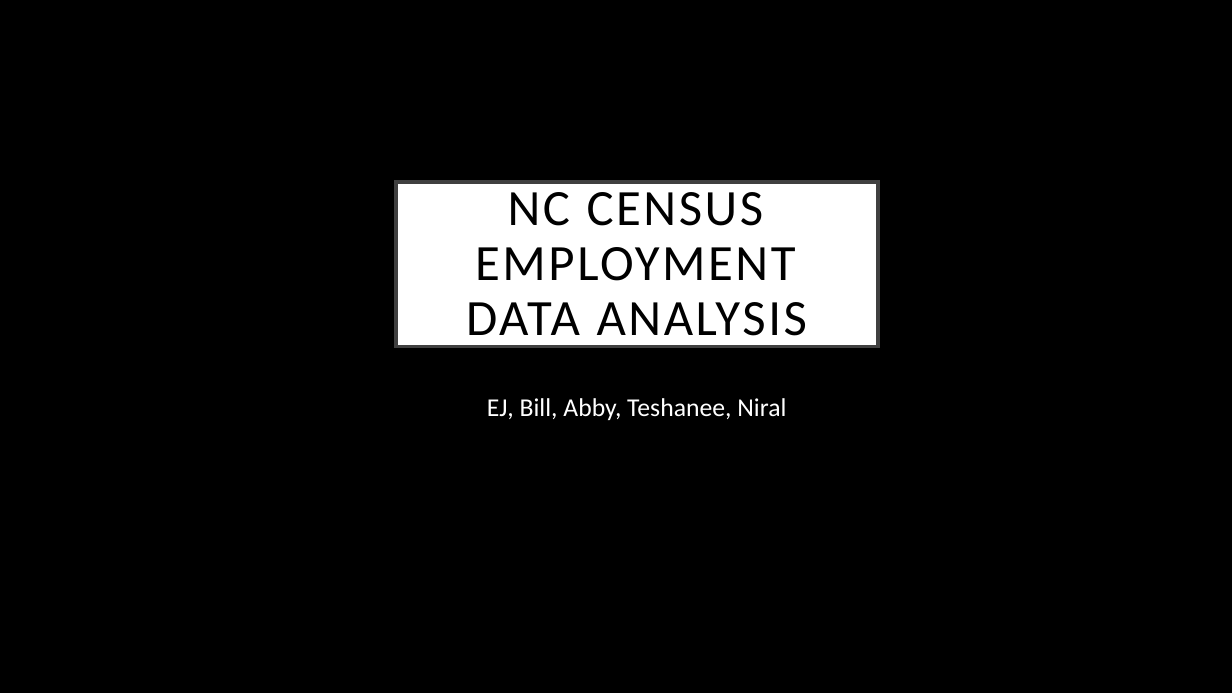
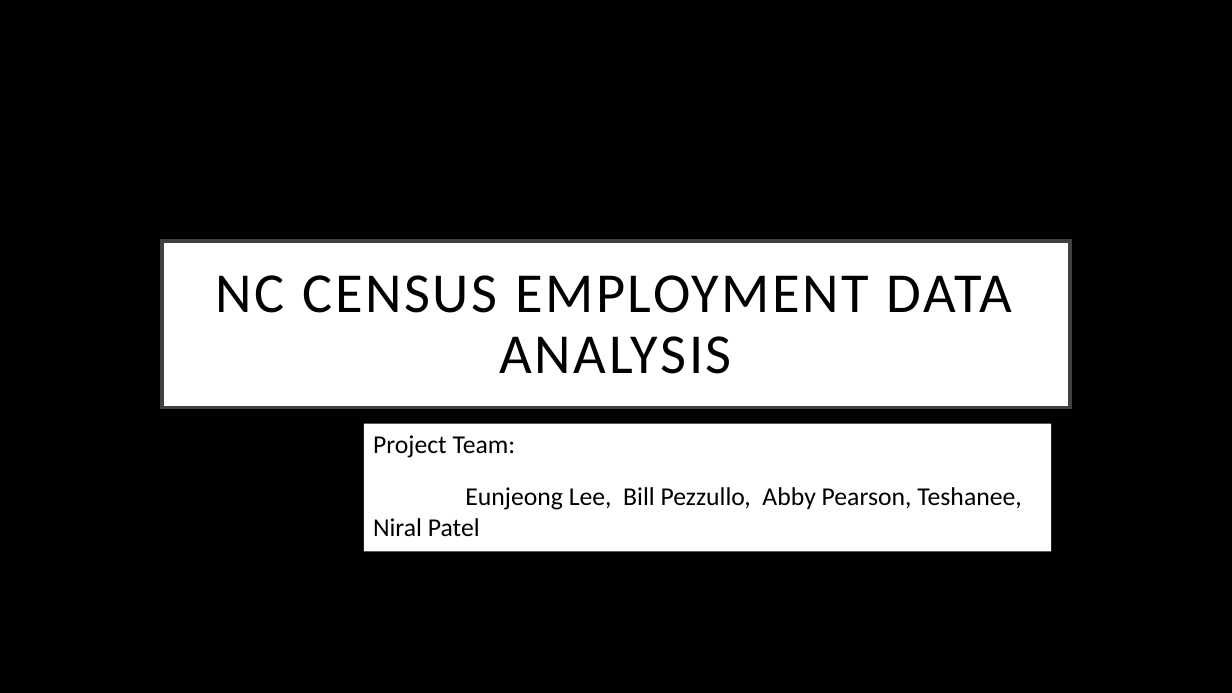
Before and after one commit to ejlee127/NC-County-Statistics, a slide deck: slide 1 of proposal/NC Census Data analysis 10-06.pptx. Drawn at 1232x693 pixels with LibreOffice and Linux fonts; fonts in the diff are those of the drawing; background and template pictures are left out. Boxes give left, top, right and bottom in pixels: in the first picture for what was removed or moved away, otherwise in the second. Text is boxed around its words. In the diff, an @@ line names an element or a change of style, - is before the commit and + after.

```diff
--- a/proposal/NC Census Data analysis 10-06.pptx
+++ b/proposal/NC Census Data analysis 10-06.pptx
@@ title "NC CENSUS EMPLOYMENT DATA ANALYSIS": place and size @@
-title "NC CENSUS EMPLOYMENT DATA ANALYSIS" at (396, 182, 878, 347)
+title "NC CENSUS EMPLOYMENT DATA ANALYSIS" at (162, 241, 1070, 408)
@@ title "NC CENSUS EMPLOYMENT DATA ANALYSIS" at (162, 241, 1070, 408): size 39.6 to 44 pt @@
@@ text "Project Team:": place and size @@
-text "Project Team:" at (487, 398, 786, 420)
+text "Project Team:" at (364, 423, 1052, 551)
@@ text "Project Team:" at (364, 423, 1052, 551): fill none to #FFFFFF @@
@@ text at (373, 435, 1021, 536): text changed; text colour #FFFFFF to #000000 @@
-EJ, Bill, Abby, Teshanee, Niral
+Project Team:
+Eunjeong Lee, Bill Pezzullo, Abby Pearson, Teshanee, Niral Patel
```
Also in this commit, not shown: 4 other slides changed, 1 slide added, 1 slide removed.
